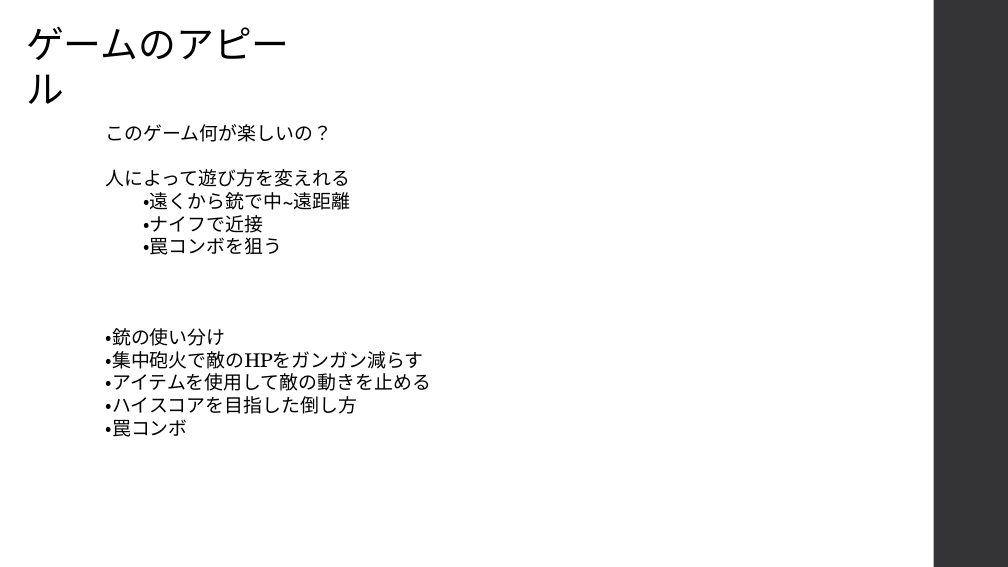
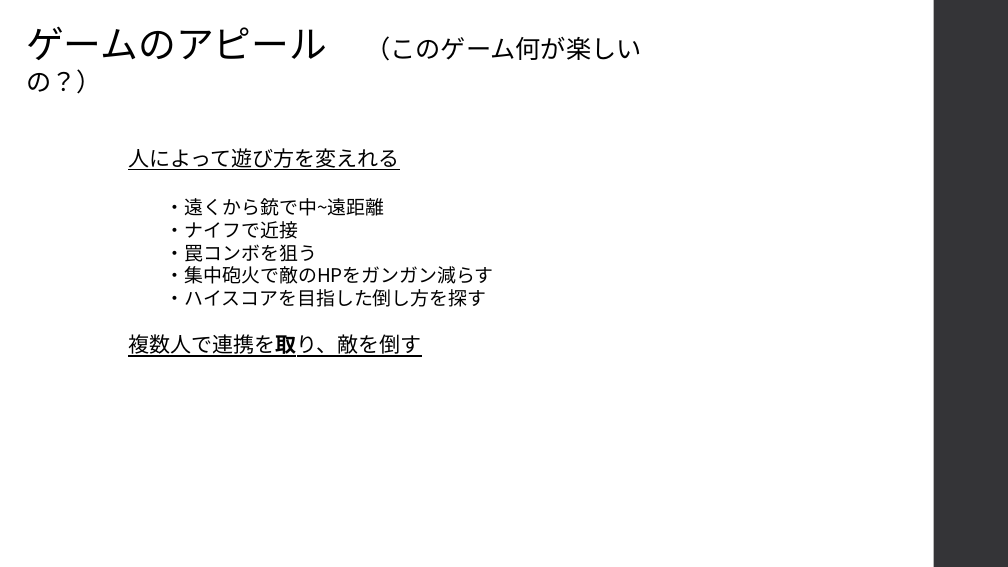
Before and after one commit to kakisawa/ProductionWork, a slide deck: slide 3 of 3DGame_3_NamelessGame/NamelessGame_企画書.pptx (slide 4 before the commit). Drawn at 1008x567 pixels with LibreOffice and Linux fonts; fonts in the diff are those of the drawing. Boxes give left, top, right and bottom in pixels: in the first picture for what was removed or moved away, otherwise in the second. Text is boxed around its words. In the diff, an @@ line names an element or a change of style, - is before the commit and + after.

```diff
--- a/3DGame_3_NamelessGame/NamelessGame_企画書.pptx
+++ b/3DGame_3_NamelessGame/NamelessGame_企画書.pptx
@@ text at [26, 26, 641, 61]: text changed; size 36 to 24 pt @@
-ゲームのアピール
+ゲームのアピール （このゲーム何が楽しいの？）
@@ text at [106, 124, 332, 142]: paragraph removed @@
-このゲーム何が楽しいの？
@@ text "人によって遊び方を変えれる": place and size @@
-text "人によって遊び方を変えれる" at [106, 124, 431, 437]
+text "人によって遊び方を変えれる" at [128, 148, 494, 357]
@@ text at [128, 148, 494, 284]: size 18 to 20 pt, underline on in "人によって遊び方を変えれる"; font TeX Gyre Schola to Noto Sans CJK JP in "人によって遊び方を変えれる", "・遠くから銃で中~遠距離", "・ナイフで近接", "・罠コンボを狙う" and 1 more places @@
@@ text at [128, 289, 486, 357]: text changed; font TeX Gyre Schola to Noto Sans CJK JP @@
-・アイテムを使用して敵の動きを止める
-・ハイスコアを目指した倒し方
-・罠コンボ
+・ハイスコアを目指した倒し方を探す
+複数人で連携を取り、敵を倒す
@@ text at [106, 328, 226, 346]: paragraph removed @@
-・銃の使い分け
```
Also in this commit, not shown: 6 other slides changed, 1 slide removed, 7 other files.
